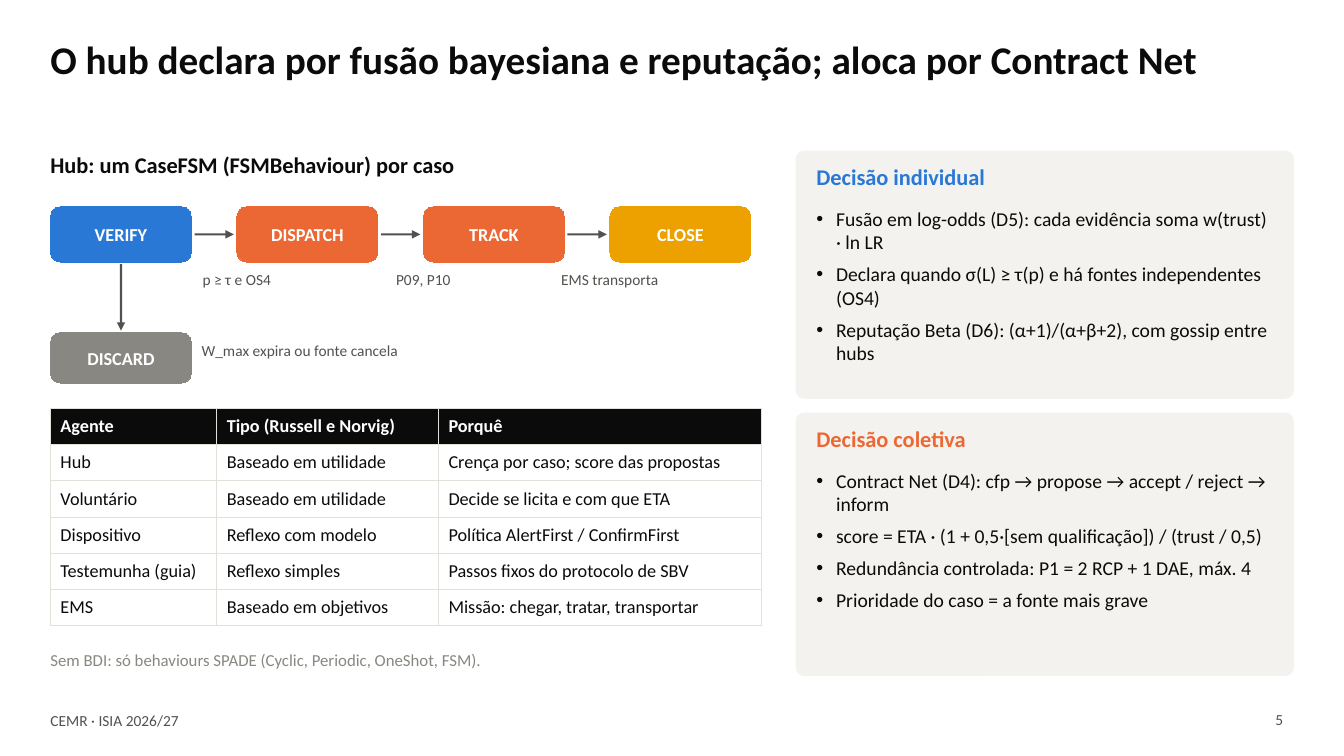
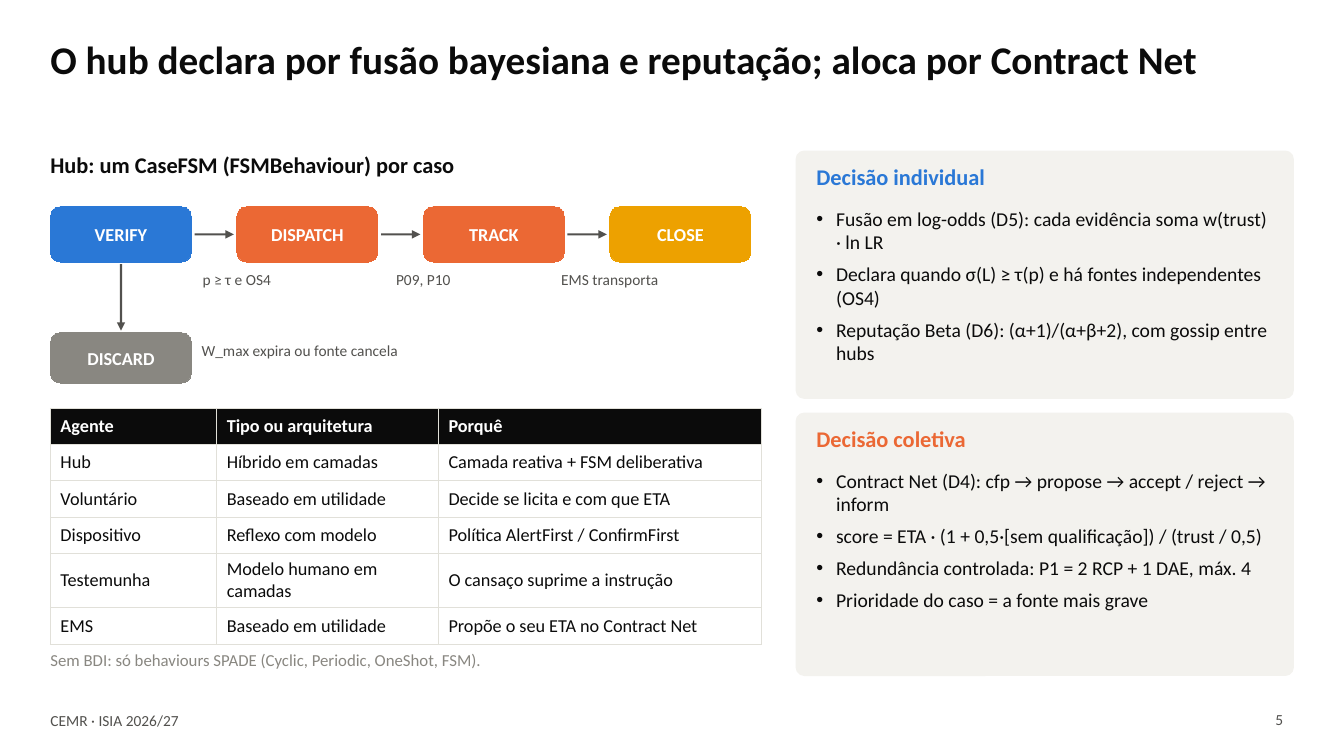
Before and after one commit to rodrigoilde/fcup-isia, a slide deck: slide 5 of slides/apresentacao.pptx. Drawn at 1344x756 pixels with LibreOffice and Linux fonts; fonts in the diff are those of the drawing. Boxes give left, top, right and bottom in pixels: in the first picture for what was removed or moved away, otherwise in the second. Text is boxed around its words. In the diff, an @@ line names an element or a change of style, - is before the commit and + after.

```diff
--- a/slides/apresentacao.pptx
+++ b/slides/apresentacao.pptx
@@ table at [50,408,761,639] @@
-row 1, column 2: Tipo (Russell e Norvig)
+row 1, column 2: Tipo ou arquitetura
-row 2, column 2: Baseado em utilidade
+row 2, column 2: Híbrido em camadas
-row 2, column 3: Crença por caso; score das propostas
+row 2, column 3: Camada reativa + FSM deliberativa
-row 5: Testemunha (guia) | Reflexo simples | Passos fixos do protocolo de SBV
+row 5: Testemunha | Modelo humano em camadas | O cansaço suprime a instrução
-row 6, column 2: Baseado em objetivos
+row 6, column 2: Baseado em utilidade
-row 6, column 3: Missão: chegar, tratar, transportar
+row 6, column 3: Propõe o seu ETA no Contract Net
```
Also in this commit, not shown: 4 other slides changed, 1 other file.
